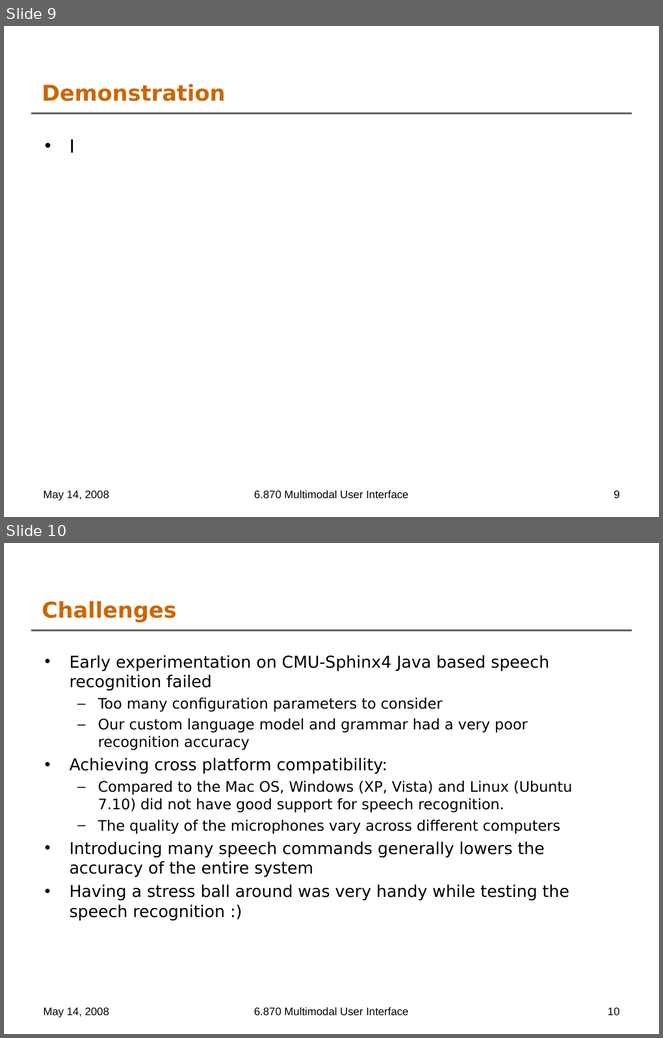
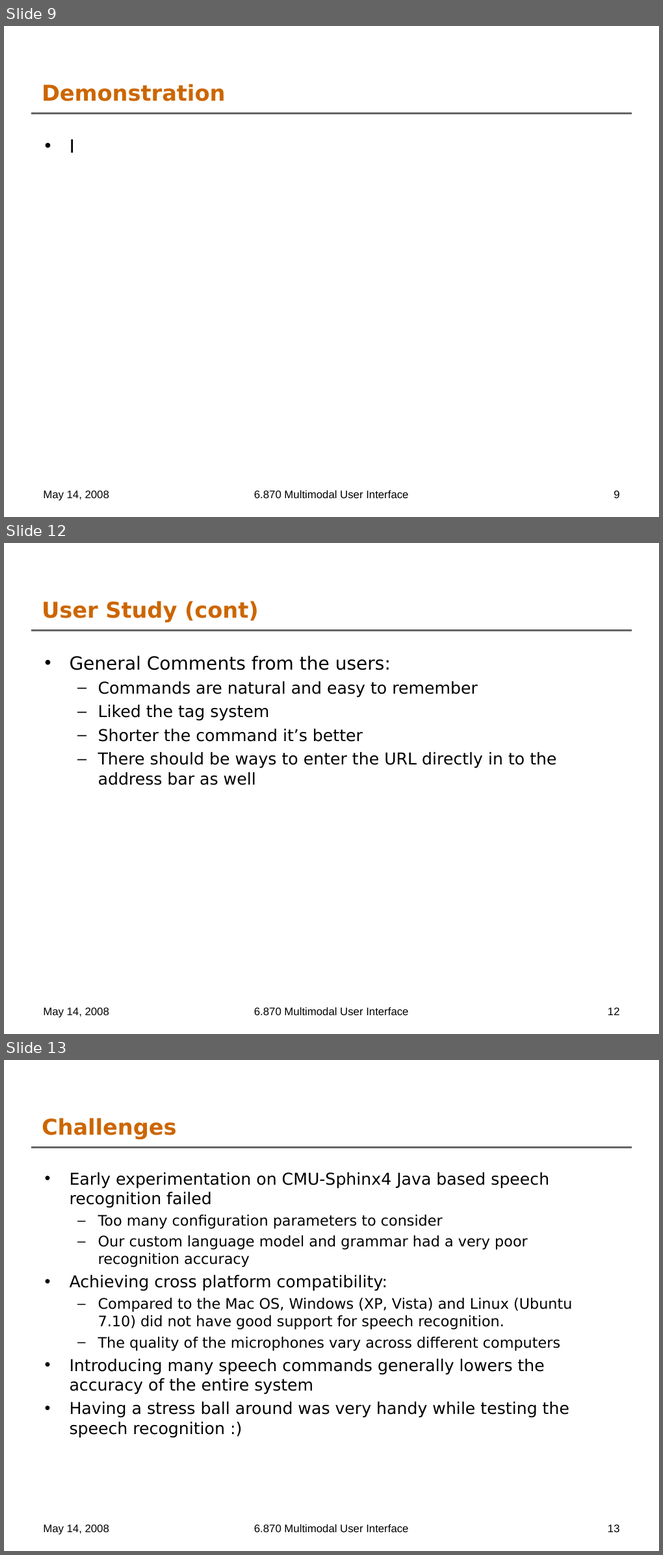
Before and after one commit to oshanis/webnnel, a slide deck: docs/6.870 Final Project Presentation - oshani.ppt. Shown one above the other, each under a label of ours: slides 9 and 10 before the commit, slides 9, 12 and 13 after it; the slides between them are not shown. The pictures are 663x1038 and 663x1555 pixels, drawn with LibreOffice and Linux fonts; fonts in the diff are those of the drawing; background and template pictures are left out. Boxes give left, top, right and bottom in pixels: in the first picture for what was removed or moved away, otherwise in the second. Text is boxed around its words. In the diff, an @@ line names an element or a change of style, - is before the commit and + after.

```diff
--- a/docs/6.870 Final Project Presentation - oshani.ppt
+++ b/docs/6.870 Final Project Presentation - oshani.ppt
@@ slide 12 added at (4, 543, 659, 1034), background #FFFFFF; not listed: 1 template element that a slide beside it also shows @@
@@ title added at (42, 601, 259, 622), 24 pt, text #CC6600, bold @@
+User Study (cont)
@@ text added at (70, 655, 556, 785), 18 pt, text #000000 @@
+• General Comments from the users:
+  – Commands are natural and easy to remember
+  – Liked the tag system
+  – Shorter the command it’s better
+  – There should be ways to enter the URL directly in to the address bar as well
@@ text added at (43, 1008, 109, 1018), 12 pt, text #000000 @@
+May 14, 2008
@@ text added at (254, 1008, 408, 1016), 12 pt, text #000000 @@
+6.870 Multimodal User Interface
@@ page number added at (608, 1008, 620, 1016), 12 pt, text #000000 @@
+12
@@ what was slide 10 is now slide 13 @@
@@ page number at (608, 1525, 620, 1533): text changed @@
-10
+13
```
Also in this commit, not shown: 1 slide changed, 1 other slide added.
